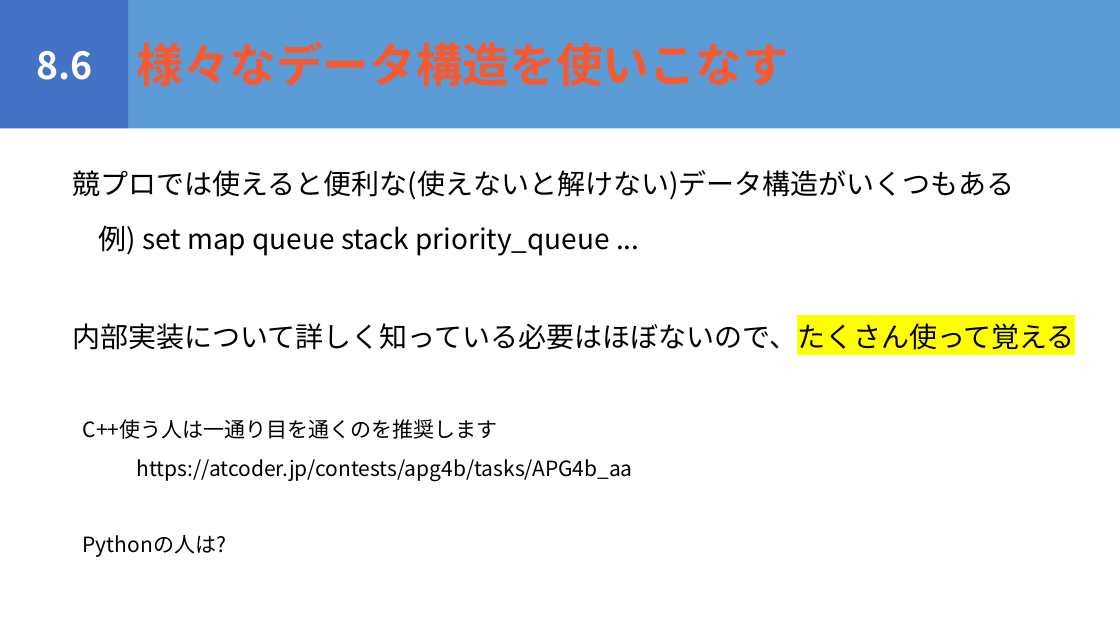
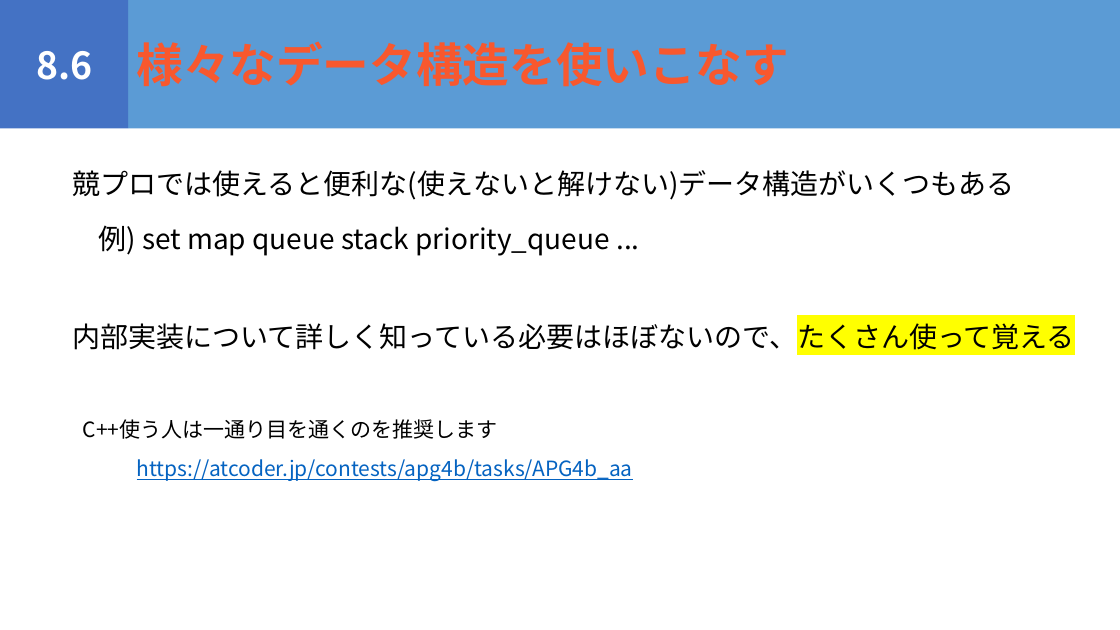
Before and after one commit to igeeeeee/triC_AtCoder_Beginners_Selection, a slide deck: slide 60 of ABS_勉強会.pptx (slide 51 before the commit). Drawn at 1120x630 pixels with LibreOffice and Linux fonts; fonts in the diff are those of the drawing. Boxes give left, top, right and bottom in pixels: in the first picture for what was removed or moved away, otherwise in the second. Text is boxed around its words. In the diff, an @@ line names an element or a change of style, - is before the commit and + after.

```diff
--- a/ABS_勉強会.pptx
+++ b/ABS_勉強会.pptx
@@ text "https://atcoder.jp/contests/apg4b/tasks/APG4b_aa" at bbox=[137, 459, 633, 481]: text colour #000000 to #0563C1, underline on @@
@@ text removed at bbox=[83, 535, 226, 557] @@
-Pythonの人は?
```
Also in this commit, not shown: 6 other slides changed, 13 slides added, 1 other file.
